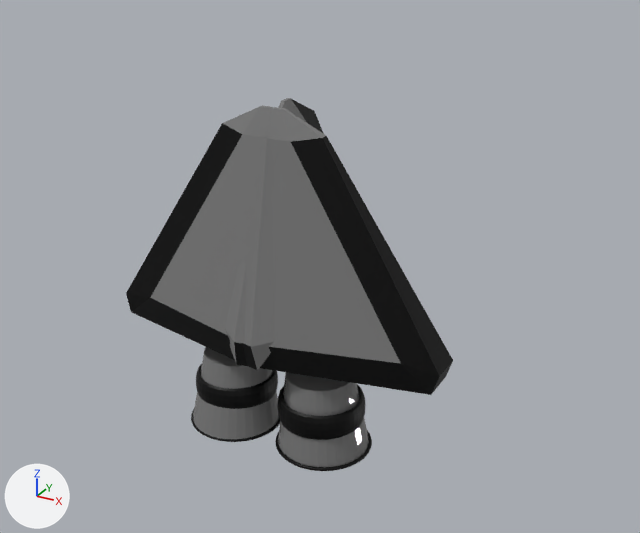
What one commit did to the FBX model Assets/Resources/PhotonPrefabs/TMPBlender/AddOns/Pointy/IAmARocketShip.fbx.
Before and after are seen from a 50 mm lens placed at (2.45, -3.93, 4.08), pointed at (-0.08, 0.67, 1.78). Lighting does not change. The marker at lower left points along +X, +Y and +Z. Where no turn or scale is listed for an object, it has been applied to the vertices.

Script lines for the objects in view, before the commit:
```python
me_cube_001 = bpy.data.meshes.new('Cube.001')
me_cube_001.from_pydata(...)  # 2568 vertices, 2514 faces; spans x -1.04..1.06, y -1.03..0.71, z -1.67..0.35
# faces by material slot: [180, 2334]
me_cube_001.materials.append(mat_black_001)  # grey #7a7a7a
me_cube_001.materials.append(mat_blak_002)  # black #141414
ob_cube_001 = bpy.data.objects.new('Cube.001', me_cube_001)
ob_cube_001.location = (-0.007, 0.665, 2.627)
```
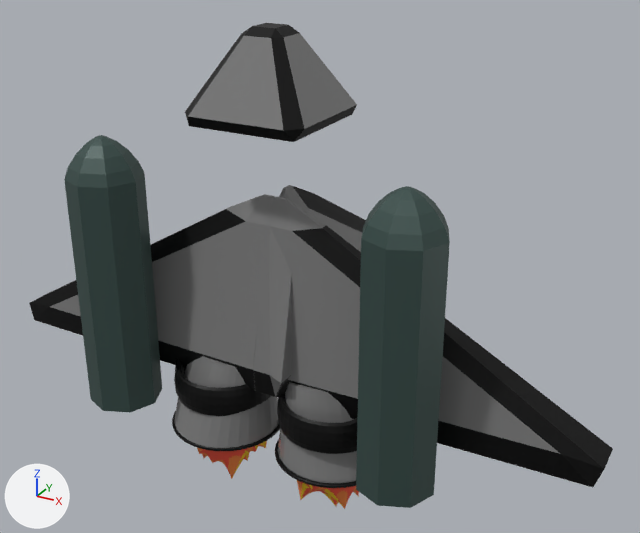
What changed in the scene script:
```text
Add mat_grng:
    mat_grng = principled_material('Grng')
    mat_grng.base_color = (0.0425, 0.0799, 0.0718)  # dark cyan #3a504c
    mat_grng.metallic = 0.217
Add mat_orange:
    mat_orange = principled_material('Orange')
    mat_orange.base_color = (0.8, 0.215, 0.0486)  # orange #e7803e
    mat_orange.roughness = 1.0
Add mat_yello:
    mat_yello = principled_material('Yello')
    mat_yello.base_color = (0.8, 0.493, 0.00402)  # yellow #e7ba0d
    mat_yello.roughness = 1.0
Add mat_red:
    mat_red = principled_material('Red')
    mat_red.base_color = (0.8, 0.0821, 0.0456)  # red #e7513c
    mat_red.roughness = 1.0
Change me_cube_001:
    used by ob_cube_001; location = (-0.007, 0.665, 2.627)
    remove me_cube_001.from_pydata(...)  # 2568 vertices, 2514 faces; spans x -1.04..1.06, y -1.03..0.71, z -1.67..0.35
    add me_cube_001.from_pydata(...)  # 2568 vertices, 2514 faces; spans x -1.92..1.94, y -1.02..1.5, z -1.72..-0.15
    me_cube_001 part 1: the loose piece of 576 vertices spanning x 0.03..0.61, y -0.95..-0.37, z -1.67..-1.65 is scaled about its middle by 1.23, then moved by (0.07, 0.0, -0.04)
    me_cube_001 part 2: the loose piece of 576 vertices spanning x -0.59..-0.01, y -0.95..-0.37, z -1.67..-1.65 is scaled about its middle by 1.23, then moved by (-0.07, 0.0, -0.04)
    me_cube_001 part 3: 1378 of 2568 vertices moved; they spanned x -1.04..1.06, y -1.03..0.71, z -1.67..0.35 and now span x -1.92..1.94, y -1.02..1.5, z -1.71..-0.15; mean shift (0.0, 0.0, -0.02); largest move (1.02, -0.56, -1.06) -> (1.9, -0.56, -1.33)
Add me_cylinder_002:
    me_cylinder_002.from_pydata(...)  # 312 vertices, 306 faces; spans x -0.22..0.22, y -0.22..0.22, z -0.83..0.83
    me_cylinder_002.materials.append(mat_grng)  # dark cyan #3a504c
Add me_sphere_002:
    me_sphere_002.from_pydata(...)  # 30722 vertices, 32768 faces; spans x -0.28..0.28, y -0.28..0.28, z -0.441..0.28
    # faces by material slot: [18747, 13197, 824]
    me_sphere_002.materials.append(mat_red)  # red #e7513c
    me_sphere_002.materials.append(mat_orange)  # orange #e7803e
    me_sphere_002.materials.append(mat_yello)  # yellow #e7ba0d
Add me_sphere_001:
    me_sphere_001.from_pydata(...)  # 30722 vertices, 32768 faces; spans x -0.281..0.281, y -0.281..0.281, z -0.441..0.281
    # faces by material slot: [18747, 13197, 824]
    me_sphere_001.materials.append(mat_red)  # red #e7513c
    me_sphere_001.materials.append(mat_orange)  # orange #e7803e
    me_sphere_001.materials.append(mat_yello)  # yellow #e7ba0d
Add me_cube_002:
    me_cube_002.from_pydata(...)  # 24 vertices, 26 faces; spans x -0.357..0.357, y -0.357..0.357, z -0.3..0.19
    # faces by material slot: [5, 21]
    me_cube_002.materials.append(mat_black_001)  # grey #7a7a7a
    me_cube_002.materials.append(mat_blak_002)  # black #141414
Add ob_cylinder:
    ob_cylinder = bpy.data.objects.new('Cylinder', me_cylinder_002)
    ob_cylinder.location = (0.92, -0.314, 1.935)
Add ob_sphere_001:
    ob_sphere_001 = bpy.data.objects.new('Sphere.001', me_sphere_002)
    ob_sphere_001.location = (-0.368, 0.0, 0.993)
Add ob_sphere:
    ob_sphere = bpy.data.objects.new('Sphere', me_sphere_001)
    ob_sphere.location = (0.374, 0.0, 0.993)
Add ob_cylinder_001:
    ob_cylinder_001 = bpy.data.objects.new('Cylinder.001', me_cylinder_002.copy())
    ob_cylinder_001.location = (-0.923, -0.314, 1.935)
Add ob_cube_002:
    ob_cube_002 = bpy.data.objects.new('Cube.002', me_cube_002)
    ob_cube_002.location = (0.0, 0.0, 3.197)
```

Where the change shows, as pixel boxes [x1, y1, x2, y2] in the pictures (640 x 533 px; the box of a moved part takes in the faces that stretch with it):
'Cube.001', reshaped (78% wider, 19% shorter): before [126, 98, 453, 471]; after [29, 185, 613, 488]
'Cylinder', added: after [356, 186, 450, 508]
'Cylinder.001', added: after [64, 135, 162, 413]
'Cube.002', added: after [185, 23, 357, 142]
    faces in mat_black_001 (grey #7a7a7a): [188, 33, 357, 130]
    faces in mat_blak_002 (black #141414): [185, 23, 357, 142]
'Sphere.001', added (red): after [197, 441, 267, 479]
    faces in mat_red (red #e7513c): [199, 443, 266, 476]
    faces in mat_orange (orange #e7803e): [197, 441, 267, 479]
'Sphere', added: after [297, 480, 359, 509]
    faces in mat_red (red #e7513c): [300, 482, 358, 507]
    faces in mat_orange (orange #e7803e): [297, 480, 359, 509]
    faces in mat_yello (yellow #e7ba0d): [301, 483, 358, 506]
part 1 of me_cube_001, moved or reshaped: before [275, 430, 372, 471]; after [275, 439, 356, 488]
part 2 of me_cube_001, moved or reshaped: before [191, 409, 280, 442]; after [172, 411, 280, 451]
part 3 of me_cube_001, moved or reshaped: before [126, 98, 453, 467]; after [29, 185, 613, 487]
